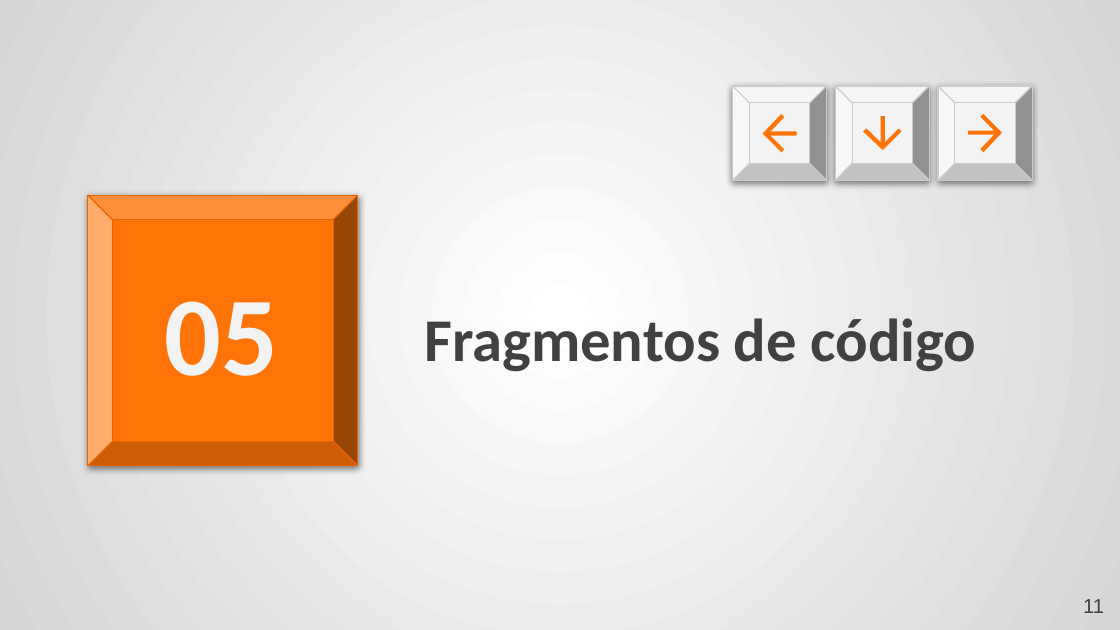
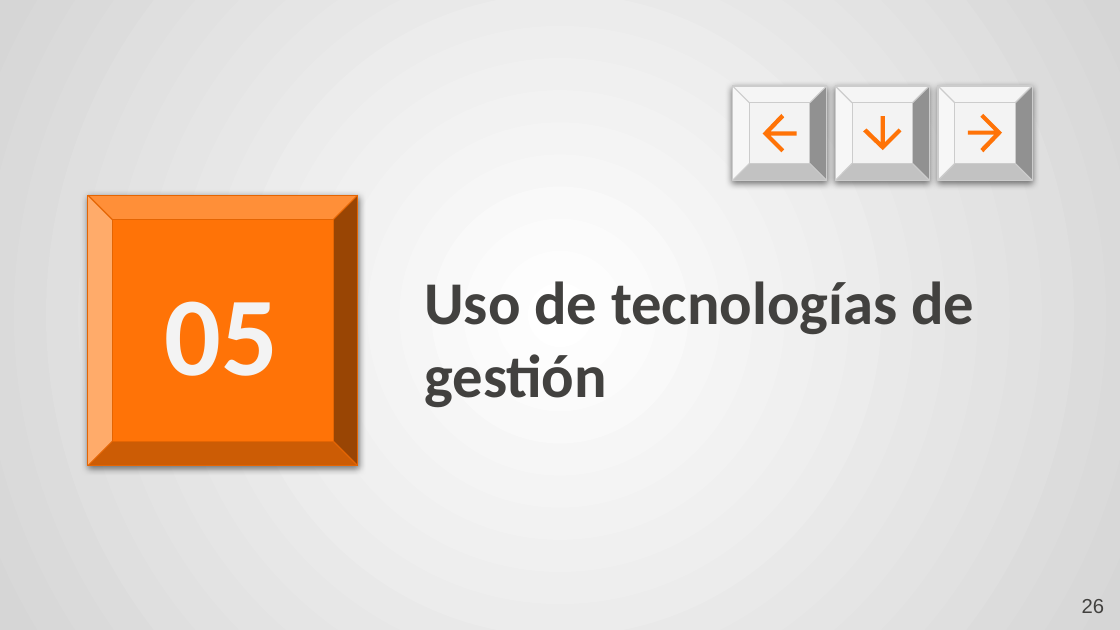
Before and after one commit to clementeaguilar-usach/Sistema_Voluntariado_noSQL, a slide deck: slide 26 of Lab 3 TBD.pptx (slide 11 before the commit). Drawn at 1120x630 pixels with LibreOffice and Linux fonts; fonts in the diff are those of the drawing. Boxes give left, top, right and bottom in pixels: in the first picture for what was removed or moved away, otherwise in the second. Text is boxed around its words. In the diff, an @@ line names an element or a change of style, - is before the commit and + after.

```diff
--- a/Lab 3 TBD.pptx
+++ b/Lab 3 TBD.pptx
@@ title at (x1=424, y1=281, x2=974, y2=408): text changed @@
-Fragmentos de código
+Uso de tecnologías de gestión
@@ page number at (x1=1082, y1=599, x2=1104, y2=613): text changed @@
-11
+26
```
Also in this commit, not shown: 10 other slides changed, 14 slides added, 8 slides removed, 1 other file.
